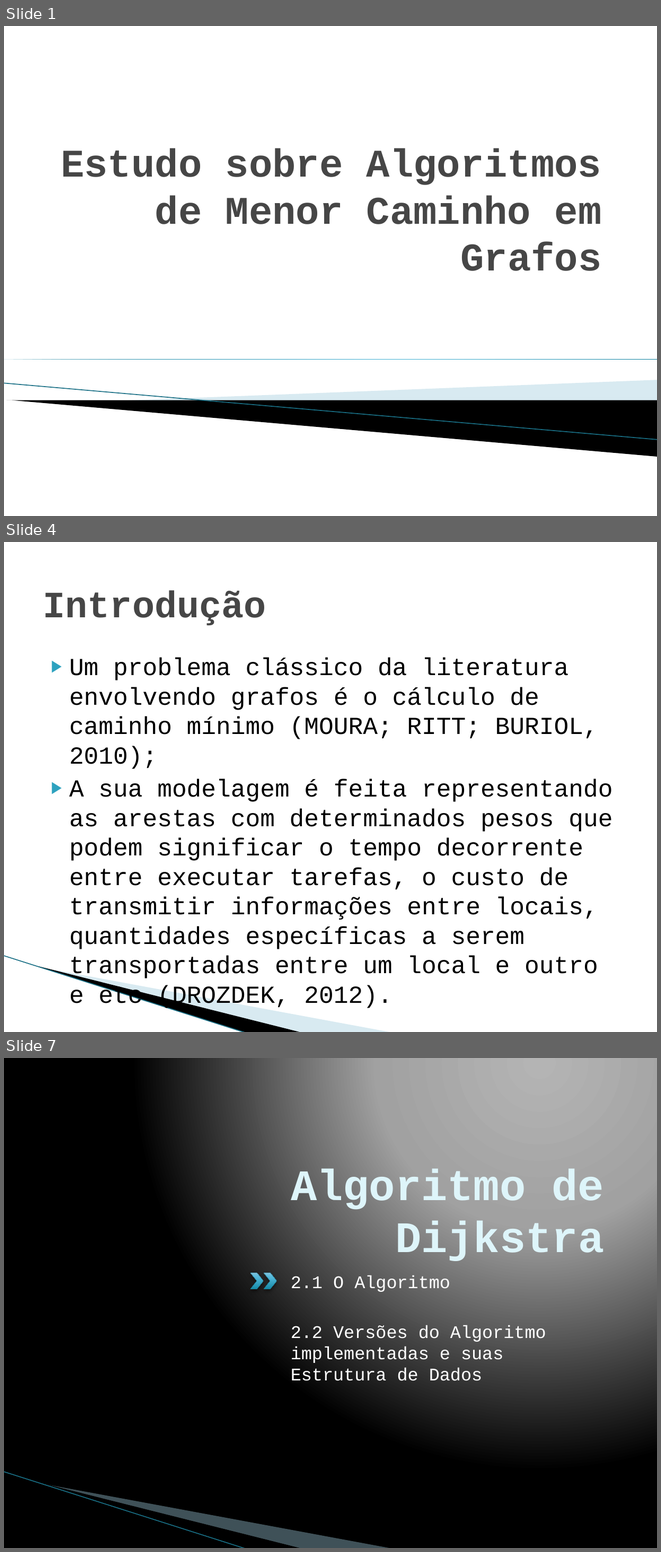
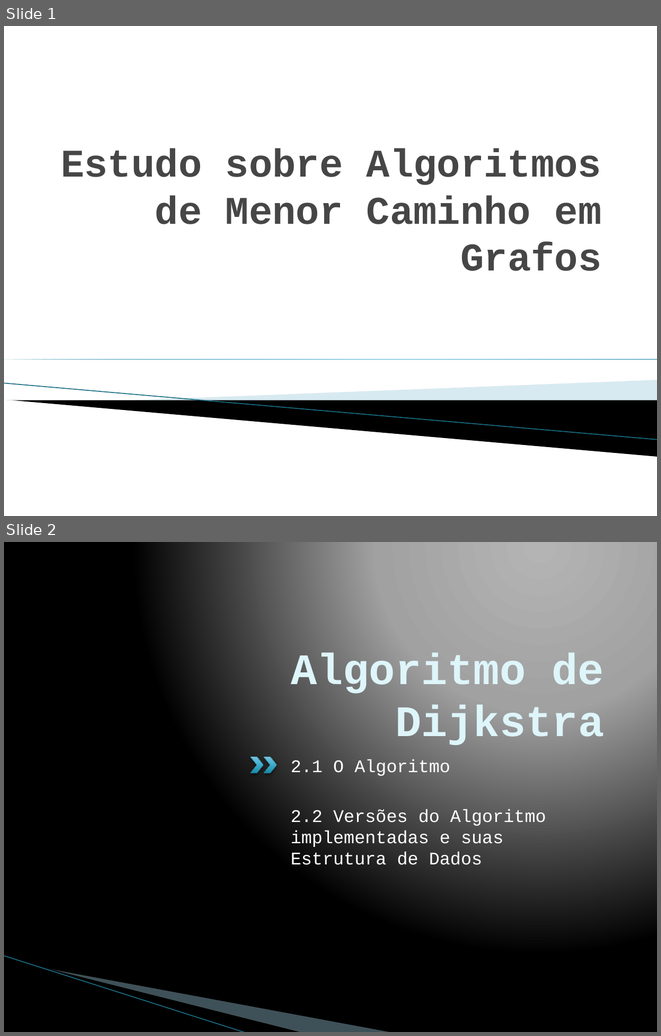
Before and after one commit to pedrohbh/PG-Dissertacao, a slide deck: Academia/Apresentação PG/Apresentação PG.pptx. Shown one above the other, each under a label of ours: slides 1, 4 and 7 before the commit, slides 1 and 2 after it; the slides between them are not shown. The pictures are 661x1552 and 661x1036 pixels, drawn with LibreOffice and Linux fonts; fonts in the diff are those of the drawing; background and template pictures are left out. Boxes give left, top, right and bottom in pixels: in the first picture for what was removed or moved away, otherwise in the second. Text is boxed around its words. In the diff, an @@ line names an element or a change of style, - is before the commit and + after.

```diff
--- a/Academia/Apresentação PG/Apresentação PG.pptx
+++ b/Academia/Apresentação PG/Apresentação PG.pptx
@@ slide 4 removed at <box>4,542,657,1032</box>, background #FFFFFF; not listed: 3 template elements that a slide beside it also shows @@
@@ title removed at <box>43,590,266,626</box> @@
-Introdução
@@ text removed at <box>69,658,612,980</box> @@
-▶ Um problema clássico da literatura envolvendo grafos é o cálculo de caminho mínimo (MOURA; RITT; BURIOL, 2010);
-▶ A sua modelagem é feita representando as arestas com determinados pesos que podem significar o tempo decorrente entre executar tarefas, o custo de transmitir informações entre locais, quantidades específicas a serem transportadas entre um local e outro e etc (DROZDEK, 2012).
@@ what was slide 7 is now slide 2 @@
```
Also in this commit, not shown: 4 other slides removed, 1 other file.
